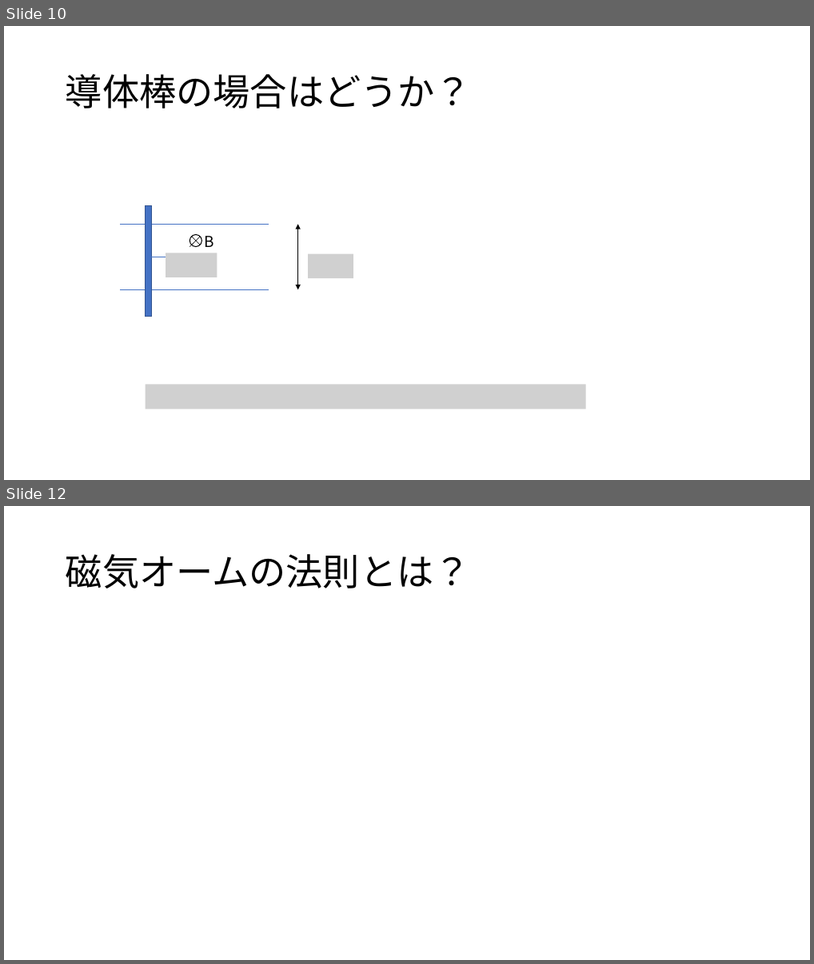
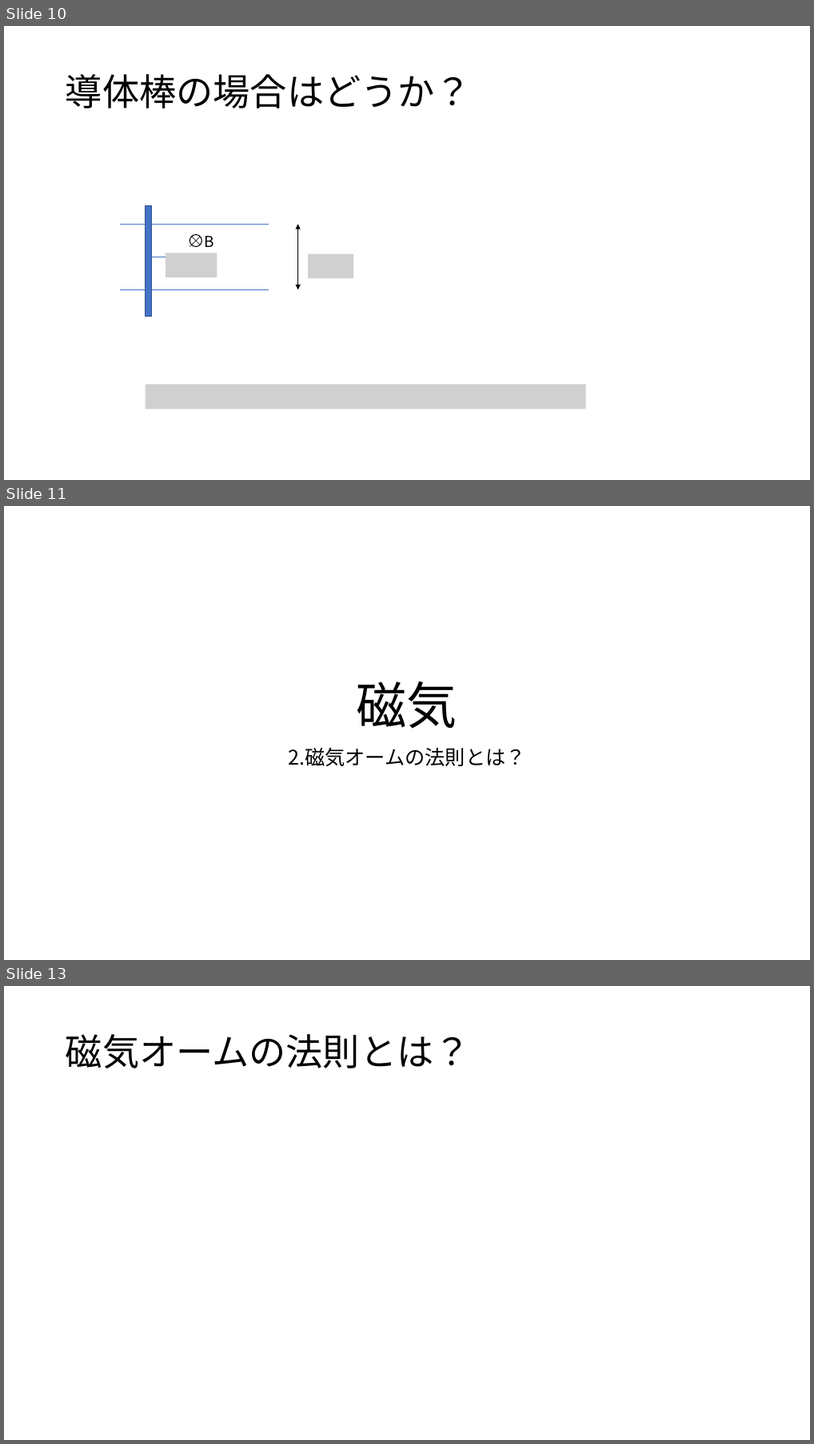
Before and after one commit to irucairuca/denkinonigemichi, a slide deck: irucadenkidaigaku/slide/jiki.pptm. Shown one above the other, each under a label of ours: slides 10 and 12 before the commit, slides 10, 11 and 13 after it; the slides between them are not shown. The pictures are 814x964 and 814x1444 pixels, drawn with LibreOffice and Linux fonts; fonts in the diff are those of the drawing; grey boxes stand for pictures. Boxes give left, top, right and bottom in pixels: in the first picture for what was removed or moved away, otherwise in the second. Text is boxed around its words. In the diff, an @@ line names an element or a change of style, - is before the commit and + after.

```diff
--- a/irucadenkidaigaku/slide/jiki.pptm
+++ b/irucadenkidaigaku/slide/jiki.pptm
@@ slide 11 added at (4,506,810,960), background #FFFFFF @@
@@ title added at (357,681,458,728), 60 pt, text #000000 @@
+磁気
@@ subtitle added at (288,747,526,766), 24 pt, text #000000 @@
+2.磁気オームの法則とは？
@@ what was slide 12 is now slide 13 @@
```
Also in this commit, not shown: 2 slides changed, 25 other slides added.
